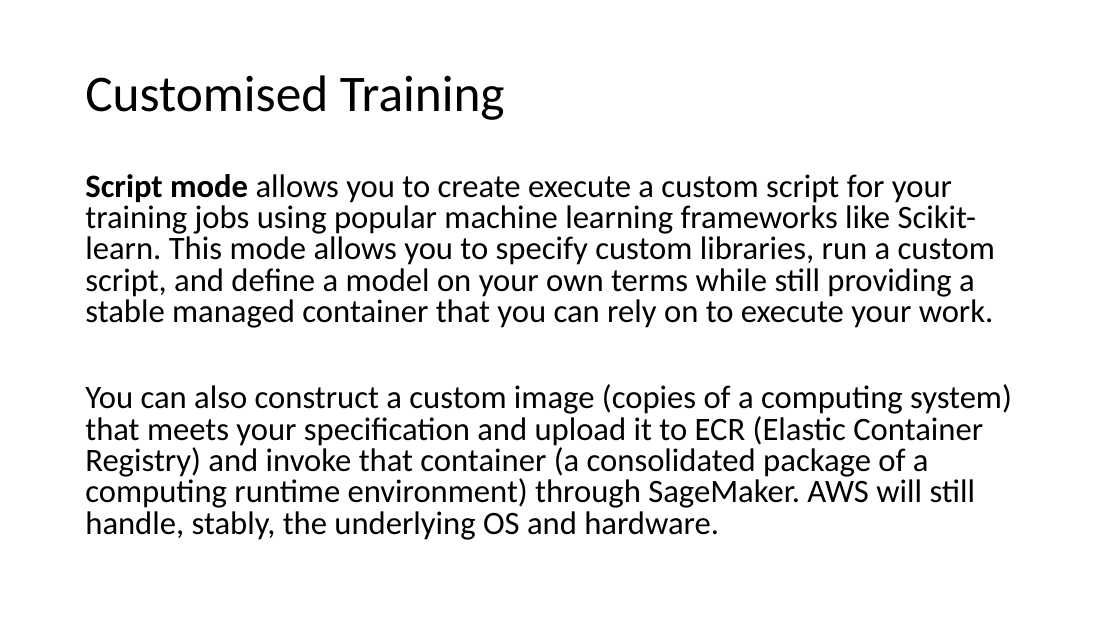
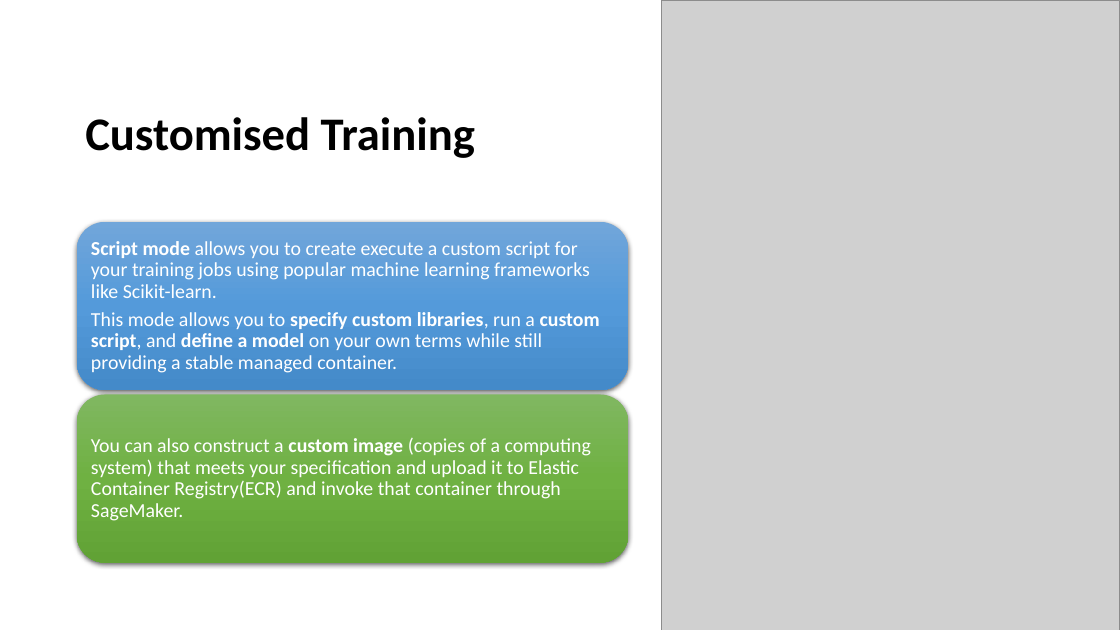
Before and after one commit to shaunkhoo/cloud-foundations, a slide deck: slide 6 of session9/cloud-foundations-sagemaker.pptx. Drawn at 1120x630 pixels with LibreOffice and Linux fonts; fonts in the diff are those of the drawing; grey boxes stand for pictures. Boxes give left, top, right and bottom in pixels: in the first picture for what was removed or moved away, otherwise in the second. Text is boxed around its words. In the diff, an @@ line names an element or a change of style, - is before the commit and + after.

```diff
--- a/session9/cloud-foundations-sagemaker.pptx
+++ b/session9/cloud-foundations-sagemaker.pptx
@@ picture added at (x1=661, y1=0, x2=1120, y2=630) @@
@@ title "Customised Training" moved from (x1=85, y1=75, x2=505, y2=120) to (x1=85, y1=117, x2=475, y2=158) @@
@@ title "Customised Training" at (x1=85, y1=117, x2=475, y2=158): size 44 to 40 pt, bold on @@
@@ text removed at (x1=85, y1=174, x2=1012, y2=540) @@
-Script mode allows you to create execute a custom script for your training jobs using popular machine learning frameworks like Scikit-learn. This mode allows you to specify custom libraries, run a custom script, and define a model on your own terms while still providing a stable managed container that you can rely on to execute your work.
-You can also construct a custom image (copies of a computing system) that meets your specification and upload it to ECR (Elastic Container Registry) and invoke that container (a consolidated package of a computing runtime environment) through SageMaker. AWS will still handle, stably, the underlying OS and hardware.
@@ group added at (x1=77, y1=222, x2=628, y2=563): 2 rounded rectangles, 2 texts @@
+Script mode allows you to create execute a custom script for your training jobs using popular machine learning frameworks like Scikit-learn.
+This mode allows you to specify custom libraries, run a custom script, and define a model on your own terms while still providing a stable managed container.
+You can also construct a custom image (copies of a computing system) that meets your specification and upload it to Elastic Container Registry(ECR) and invoke that container through SageMaker.
```
Also in this commit, not shown: 12 other slides changed, 3 slides added, 4 slides removed, 3 other files.
